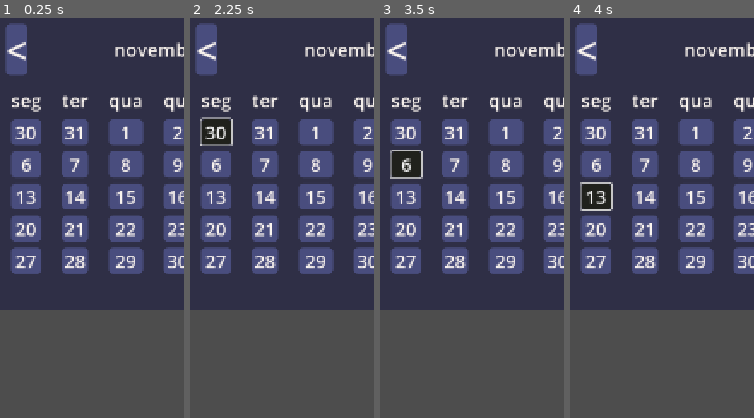
Above: before the commit, frames 1-4 (left to right).
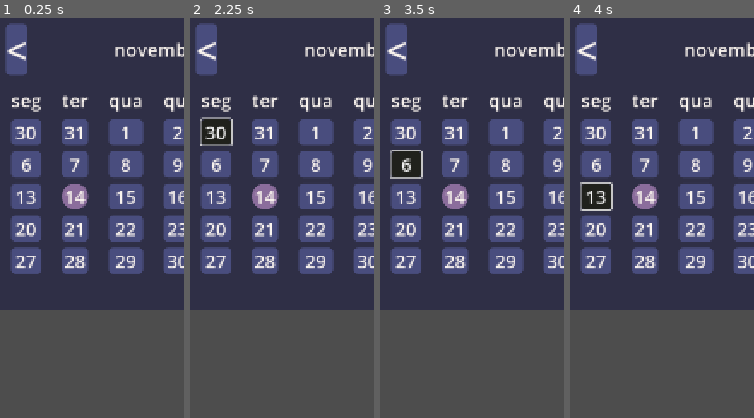
Above: after the commit, the same moments.

Repository: jazzdaniel/app_pousada
Game: Godot game, scene res://calendar.tscn
Two runs of this game, one before a commit and one after it. Both use one fixed random seed, a clock stepped at 60 frames per second and the inputs below. This scene is started directly instead of the project's main scene.
Inputs:
- Up to frame 1 (0.25 s): no input
- Up to frame 2 (2.25 s): click "<" at 0.5 s; click ">" at 1.25 s; click "30" at 2 s
- Up to frame 3 (3.5 s): click "6" at 2.75 s
- Up to frame 4 (4 s): click "13" at 3.5 s
The pictures show only the part of the screen within x 0-50%, y 0-50%; the shares and areas given below are measured in that part.

The runs differ from the first frame. In frame 1, 0.8% of the frame differs, in the area x 33-49%, y 41-48%; in frame 2, 0.8%; in frame 3, 0.8%; in frame 4, 0.8%.

Commit message:
day is highlighted

Diff:
--- a/date_button.gd
+++ b/date_button.gd
@@ -6,3 +6,14 @@
 func _ready() ->void:
 
 	text=str(date.day)
+	highlight_today()
+
+func highlight_today():
+	print('called highlight today')
+	if calendar_ref.year_today==date.year:
+		print('first test')
+		if calendar_ref.month_today==date.month:
+			print('passed second test')
+			if calendar_ref.day_today==date.day:
+					print ('passed last test')
+					self.theme_type_variation=("button_callendar_today")
